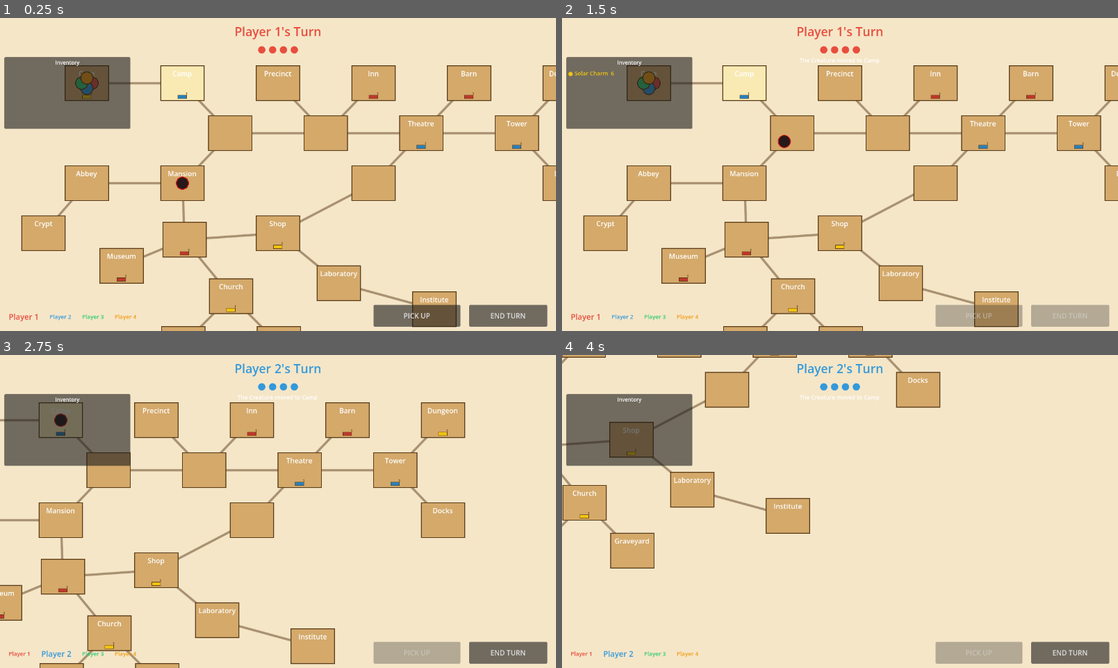
Above: before the commit, frames 1-4 (two rows, left to right).
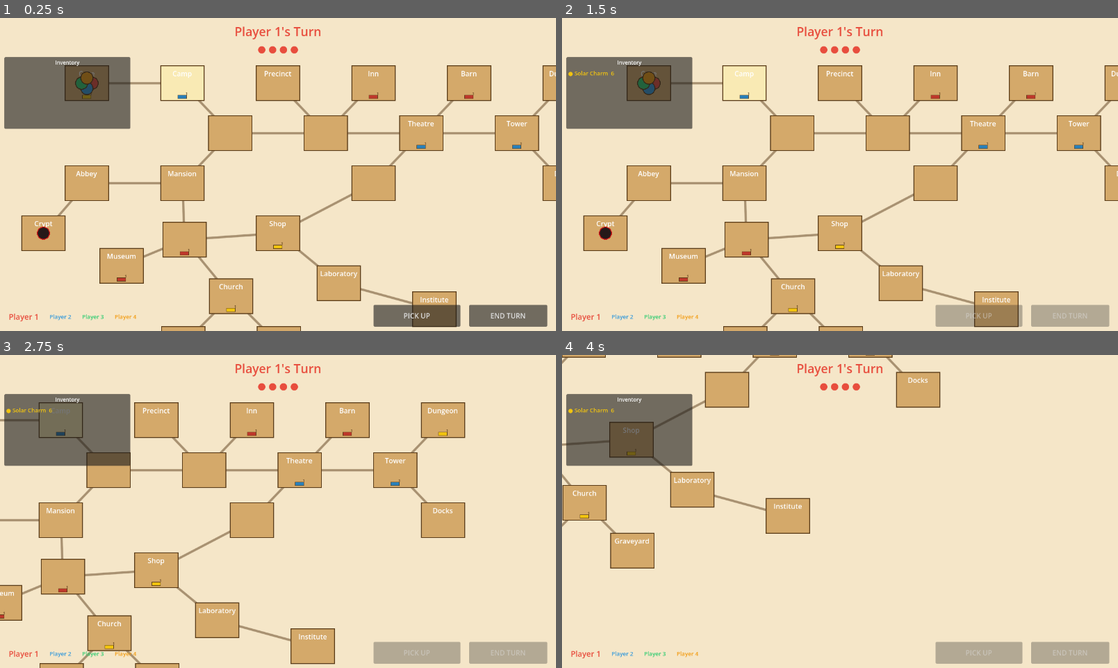
Above: after the commit, the same moments.

Repository: arlopurcell/horrified-board-game
Game: Godot game, scene res://scenes/Main.tscn
The game is run twice, just before and just after one commit, with the same random seed, the same clock (stepped at 60 frames per second) and the same inputs. The project has no main scene, so this scene is started directly.
Inputs (mouse positions are in pixels of both pictures, inside the frame that each line leads up to):
- Up to frame 1 (0.25 s): no input
- Up to frame 2 (1.5 s): click "PICK UP" at 0.5 s; click "END TURN" at 1.25 s
- Up to frame 3 (2.75 s): move the mouse to (66, 401) at 2.02 s; hold D from 2.03 s (still down); click (66, 401) at 2.17 s
- Up to frame 4 (4 s): move the mouse to (600, 401) at 2.77 s; release D at 2.78 s; hold S 2.78-3.53 s; click (600, 401) at 2.92 s; move the mouse to (784, 380) at 3.52 s; hold D from 3.53 s (still down); click (784, 380) at 3.67 s

The runs differ from the first frame. In frame 1, 0.2% of the frame differs, in the area x 6-34%, y 50-71%; in frame 2, 0.2%; in frame 3, 1.6%, in the area x 1-99%, y 2-99%; in frame 4, 1.5%.

Commit message:
feat: add Dracula resource and wire into Main

Diff:
--- /dev/null
+++ b/resources/data/dracula.tres
@@ -0,0 +1,8 @@
+[gd_resource type="Resource" script_class="MonsterData" load_steps=2 format=3]
+
+[ext_resource type="Script" path="res://resources/monster_data.gd" id="1"]
+
+[resource]
+script = ExtResource("1")
+monster_name = "Dracula"
+starting_space_id = 15
--- a/scenes/Main.gd
+++ b/scenes/Main.gd
@@ -5,9 +5,9 @@
 
 func _ready() -> void:
 	GameManager.start_game(PLAYER_COUNT)
-	var base_monster := load("res://resources/data/base_monster.tres") as MonsterData
+	var dracula := load("res://resources/data/dracula.tres") as MonsterData
 	var deck_data := load("res://resources/data/monster_deck.tres") as MonsterDeckData
-	MonsterManager.setup([base_monster], deck_data)
+	MonsterManager.setup([dracula], deck_data)
 	$UI.setup(GameManager.players)
 	$Players.setup(GameManager.players, $Board)
 	$Monsters.setup(MonsterManager.monsters, $Board)
